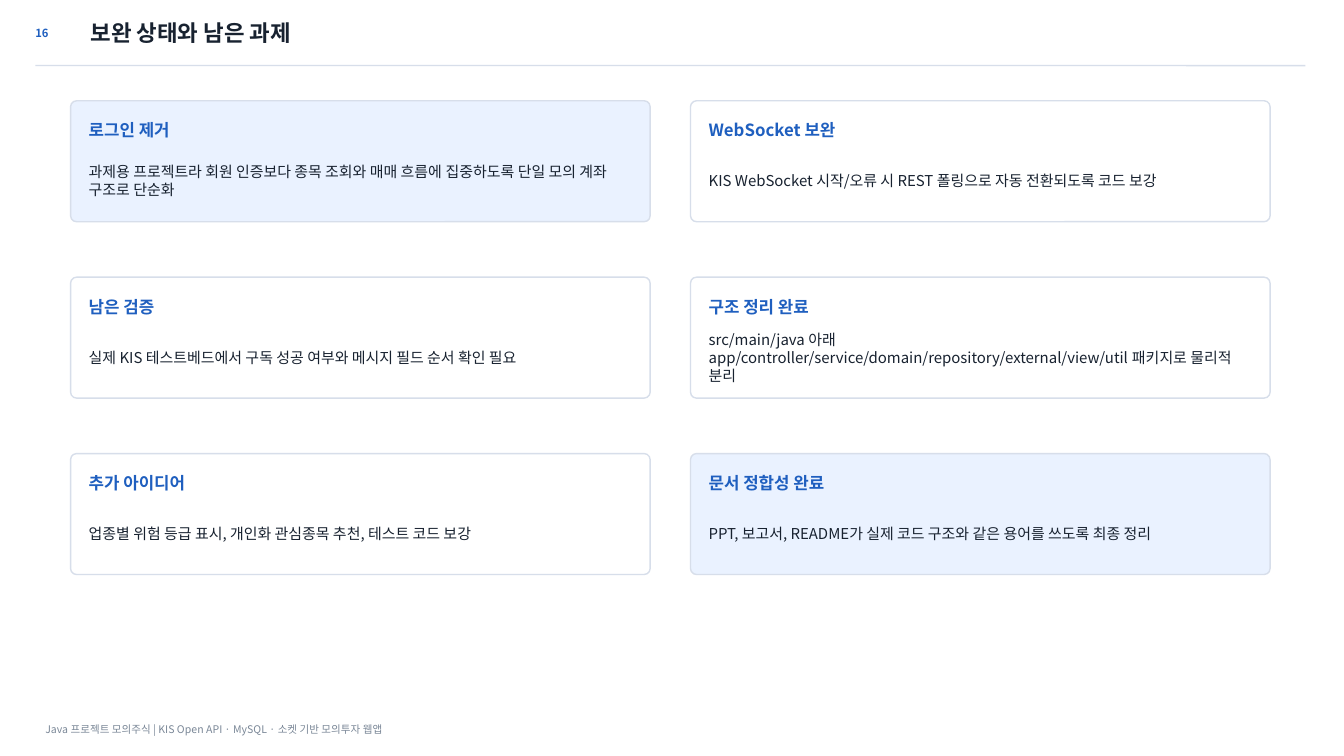
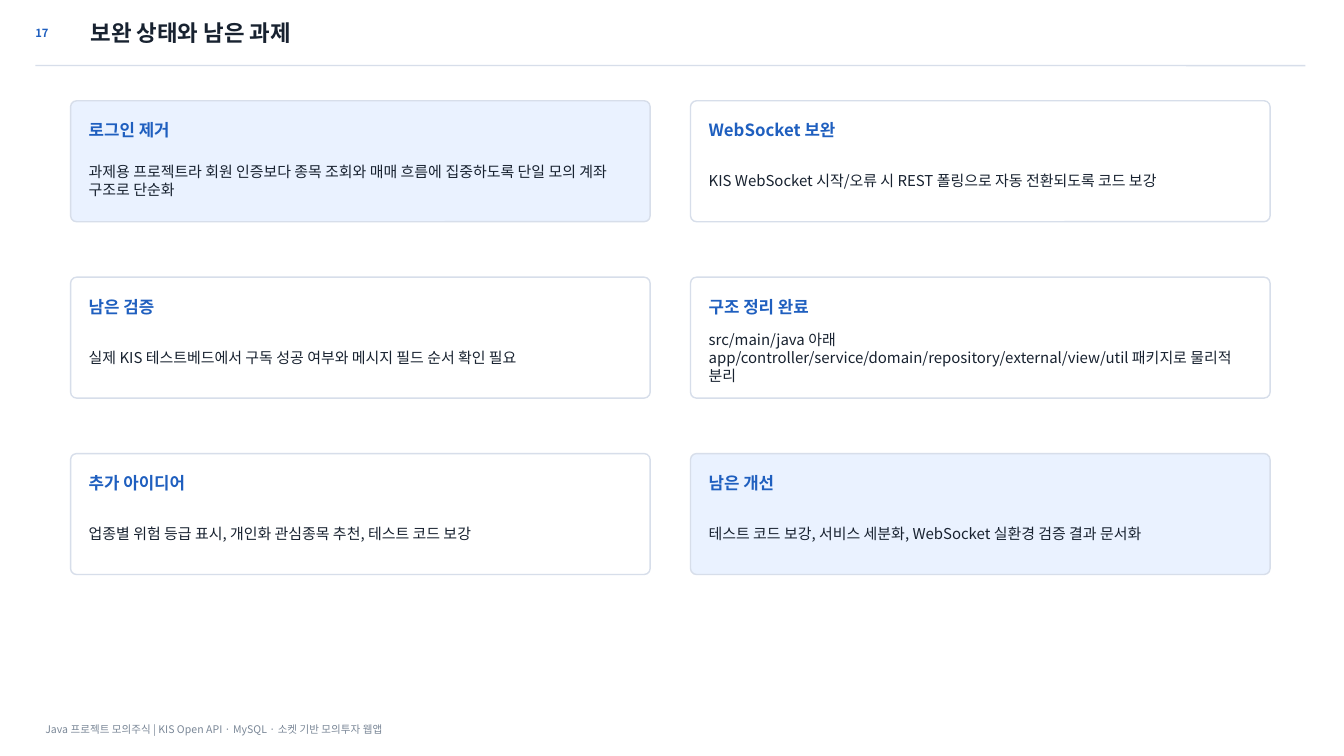
Before and after one commit to osangmin51-spec/javaproject, a slide deck: slide 17 of deliverables/Java_모의주식투자_발표자료_최종정합본.pptx (slide 16 before the commit). Drawn at 1344x756 pixels with LibreOffice and Linux fonts; fonts in the diff are those of the drawing. Boxes give left, top, right and bottom in pixels: in the first picture for what was removed or moved away, otherwise in the second. Text is boxed around its words. In the diff, an @@ line names an element or a change of style, - is before the commit and + after.

```diff
--- a/deliverables/Java_모의주식투자_발표자료_최종정합본.pptx
+++ b/deliverables/Java_모의주식투자_발표자료_최종정합본.pptx
@@ text at (x1=35, y1=28, x2=48, y2=37): text changed @@
-16
+17
@@ text at (x1=709, y1=475, x2=774, y2=491): text changed @@
-문서 정합성 완료
+남은 개선
@@ text at (x1=709, y1=526, x2=1141, y2=542): text changed @@
-PPT, 보고서, README가 실제 코드 구조와 같은 용어를 쓰도록 최종 정리
+테스트 코드 보강, 서비스 세분화, WebSocket 실환경 검증 결과 문서화
```
Also in this commit, not shown: 13 other slides changed, 2 slides added, 1 slide removed, 5 other files.
